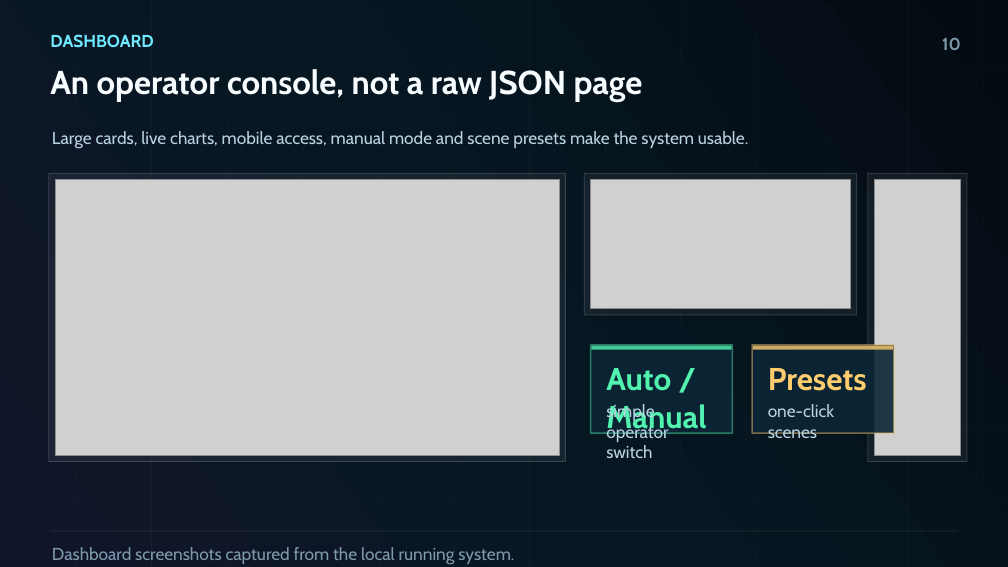
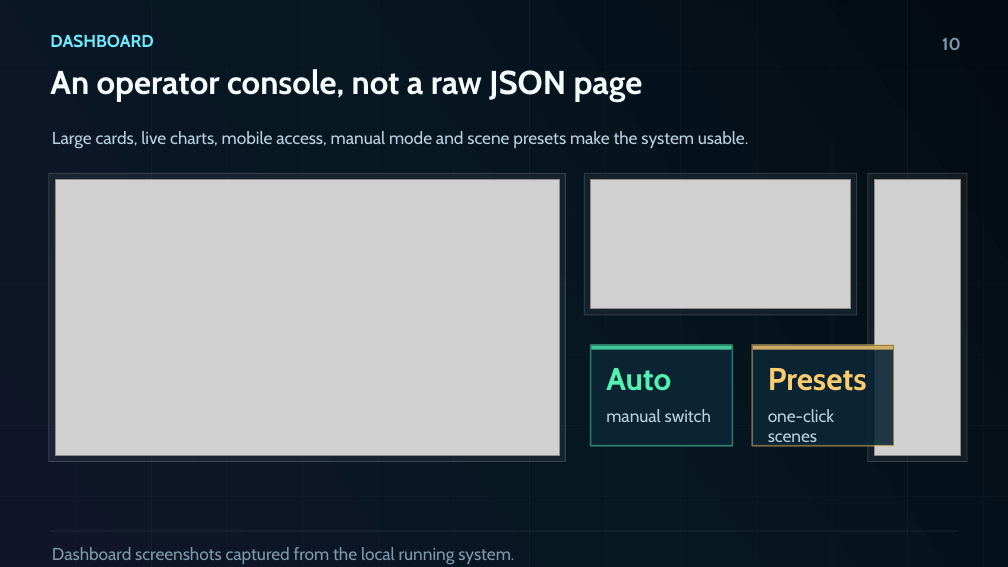
Before and after one commit to 3351666087/desktop-tutorial, a slide deck: slide 10 of docs/presentation/SmartClassroom_IoT104TC_Demo.pptx. Drawn at 1008x567 pixels with LibreOffice and Linux fonts; fonts in the diff are those of the drawing; grey boxes stand for pictures. Boxes give left, top, right and bottom in pixels: in the first picture for what was removed or moved away, otherwise in the second. Text is boxed around its words. In the diff, an @@ line names an element or a change of style, - is before the commit and + after.

Commit message:
Add PPT layout QA to delivery self-check

```diff
--- a/docs/presentation/SmartClassroom_IoT104TC_Demo.pptx
+++ b/docs/presentation/SmartClassroom_IoT104TC_Demo.pptx
@@ rectangle: place and size @@
-rectangle at box(591, 345, 733, 433)
+rectangle at box(591, 345, 733, 445)
@@ rectangle: place and size @@
-rectangle at box(752, 345, 895, 433)
+rectangle at box(752, 345, 895, 445)
@@ text at box(606, 368, 671, 391): text changed @@
-Auto / Manual
+Auto
@@ text at box(606, 409, 711, 422): text changed @@
-simple operator switch
+manual switch
@@ text "one-click scenes" rewrapped from box(768, 404, 834, 438) to box(768, 409, 834, 447) @@
```
Also in this commit, not shown: 15 other slides changed, 18 other files.
